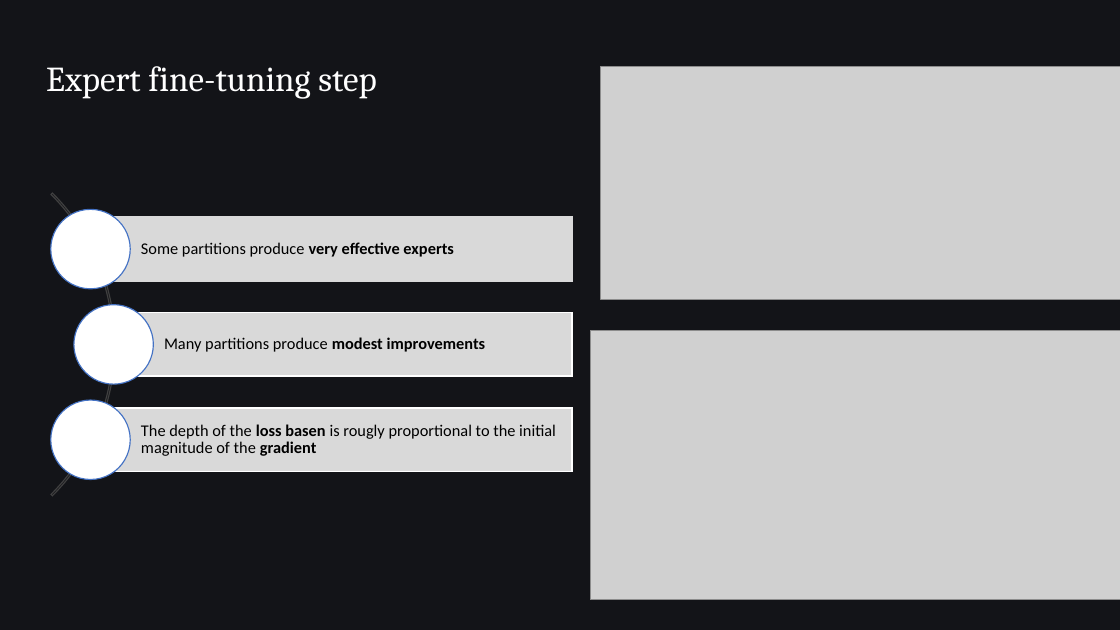
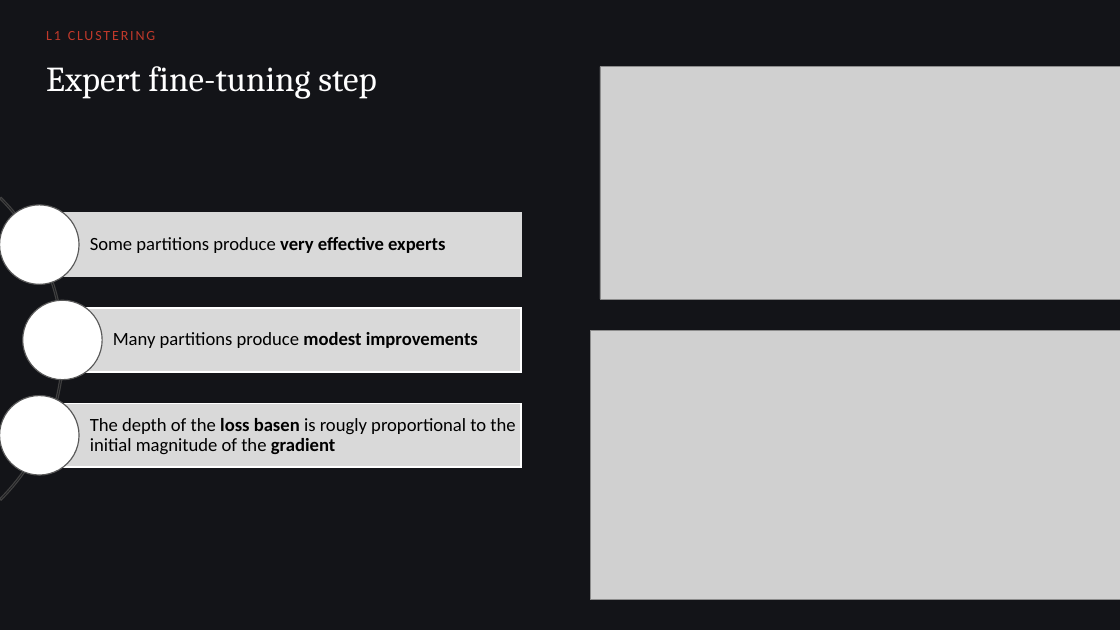
Before and after one commit to Omega97/masters-thesis-unsupervised-bucketing, a slide deck: slide 16 of Presentation/Chess_MoE_defense.pptx (slide 19 before the commit). Drawn at 1120x630 pixels with LibreOffice and Linux fonts; fonts in the diff are those of the drawing; grey boxes stand for pictures. Boxes give left, top, right and bottom in pixels: in the first picture for what was removed or moved away, otherwise in the second. Text is boxed around its words. In the diff, an @@ line names an element or a change of style, - is before the commit and + after.

```diff
--- a/Presentation/Chess_MoE_defense.pptx
+++ b/Presentation/Chess_MoE_defense.pptx
@@ text added at (46,31,155,40), 12 pt, text #C0392B @@
+L1 CLUSTERING
@@ arch (boxed as its full ring): place and size @@
-arch (boxed as its full ring) at (0,130,115,559)
+arch (boxed as its full ring) at (0,134,64,563)
@@ 3 texts, 3 rectangles, 3 ellipses: place and size @@
-3 texts, 3 rectangles, 3 ellipses at (50,209,572,480)
+3 texts, 3 rectangles, 3 ellipses at (0,205,521,476)
@@ outline #4472C4 1 pt to #595959 1 pt in 3 elements at (0,396,79,476), (0,205,79,285), (23,300,103,380) @@
@@ size 14 to 16 pt in 3 elements at (113,332,478,348), (90,237,445,253), (90,418,515,454) @@
```
Also in this commit, not shown: 13 other slides changed, 3 slides added, 2 slides removed.
